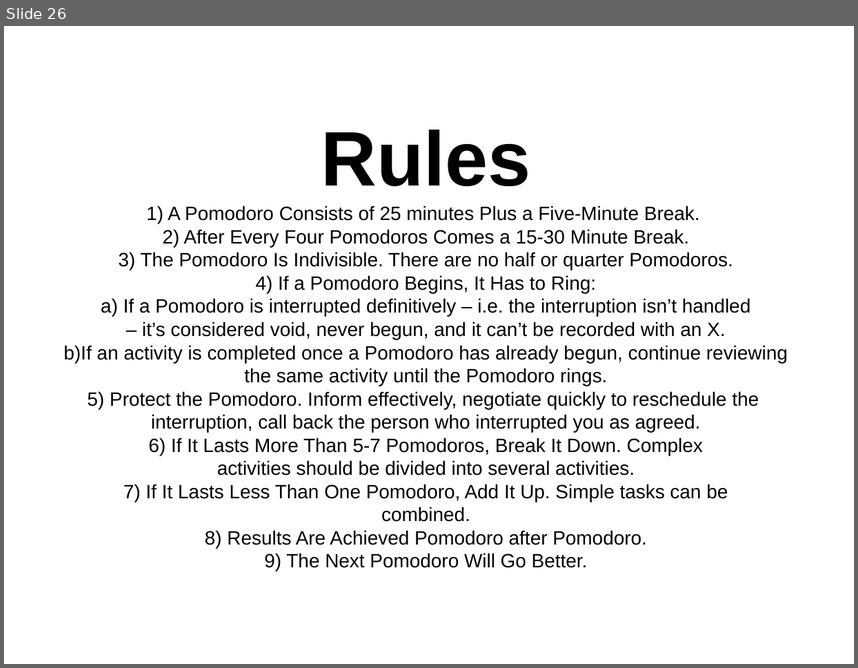
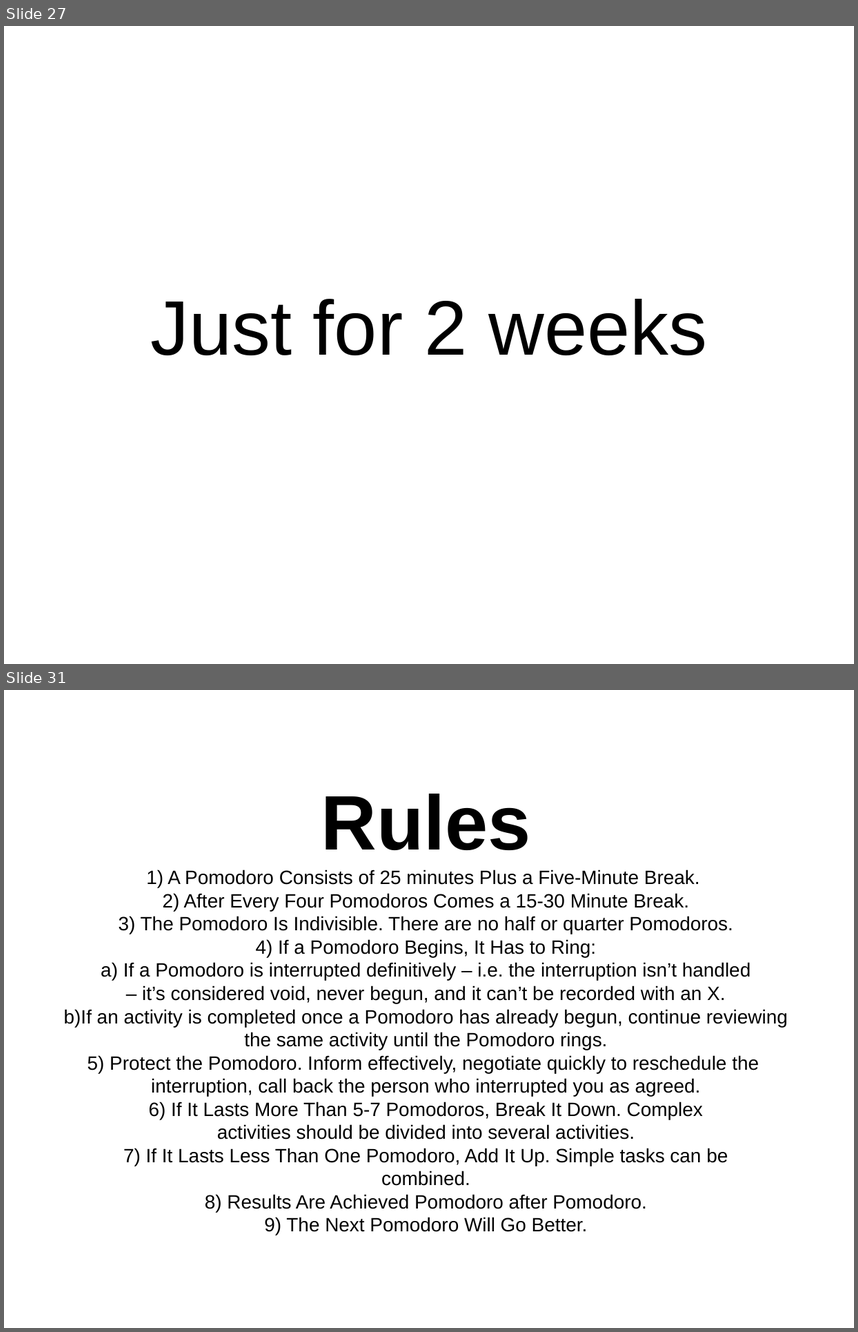
Before and after one commit to setitesuk/presentations, a slide deck: pomodoro_lightning_talk.odp. Shown one above the other, each under a label of ours: slide 26 before the commit, slides 27 and 31 after it; the slides between them are not shown. The pictures are 858x668 and 858x1332 pixels, drawn with LibreOffice and Linux fonts; fonts in the diff are those of the drawing. Boxes give left, top, right and bottom in pixels: in the first picture for what was removed or moved away, otherwise in the second. Text is boxed around its words. In the diff, an @@ line names an element or a change of style, - is before the commit and + after.

```diff
--- a/pomodoro_lightning_talk.odp
+++ b/pomodoro_lightning_talk.odp
@@ slide 27 added at box(4, 26, 854, 664), background #FFFFFF @@
@@ subtitle added at box(150, 299, 707, 355), 72 pt, text #000000 @@
+Just for 2 weeks
@@ what was slide 26 is now slide 31 @@
```
Also in this commit, not shown: 4 other slides added.
